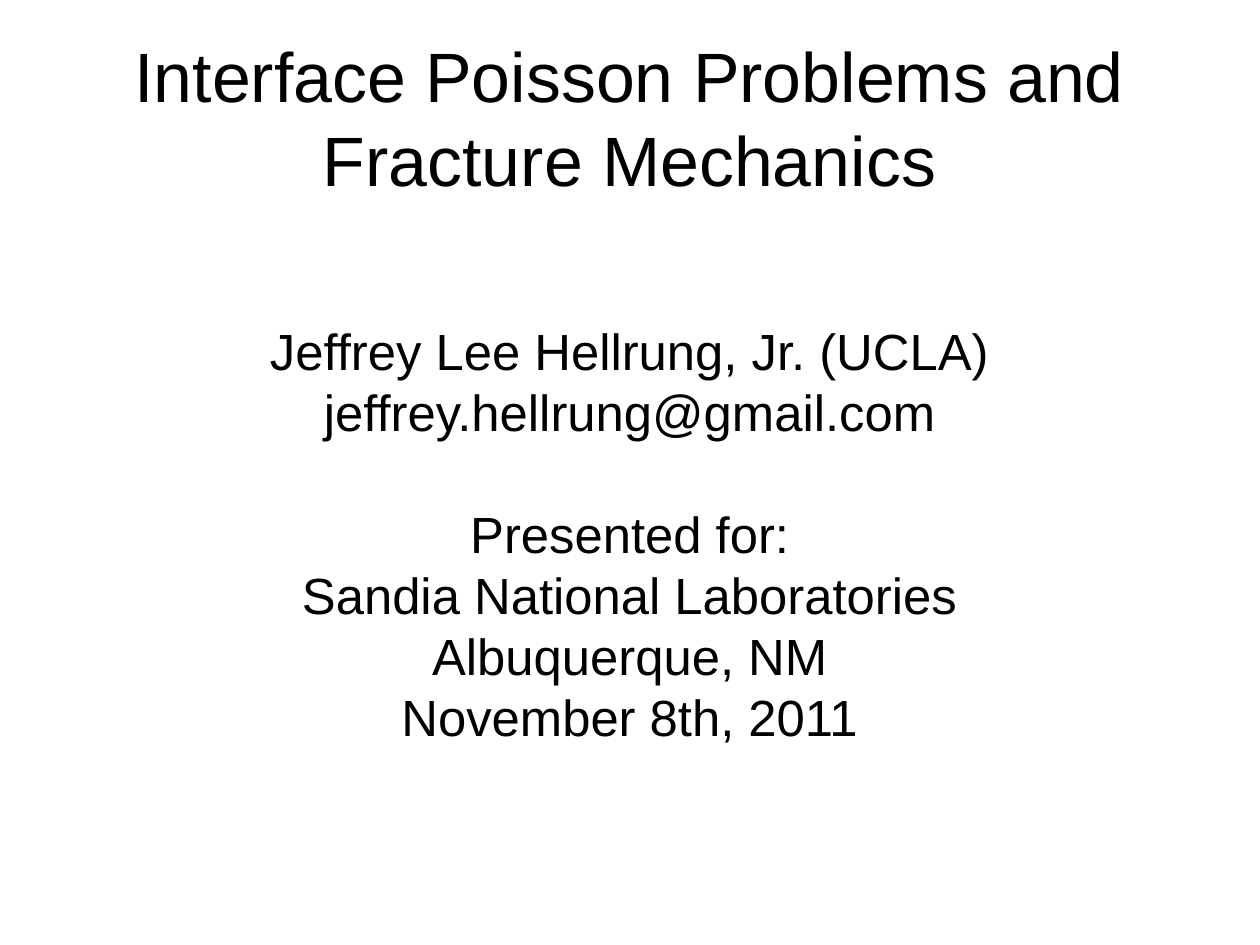
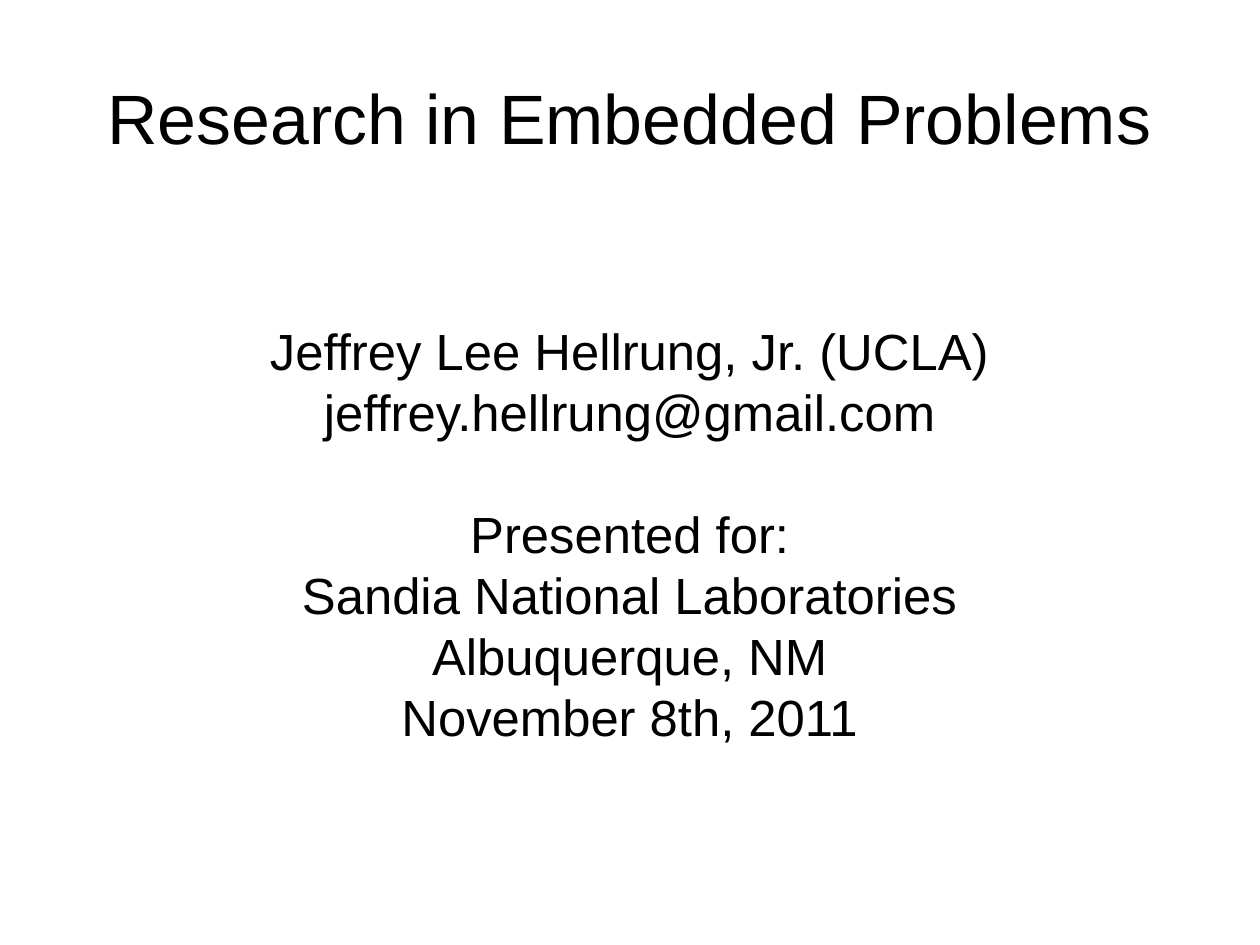
Before and after one commit to jhellrung/documents, a slide deck: slide 1 of presentations/sandia.2011.11.08/slides.odp. Drawn at 1260x945 pixels with LibreOffice and Linux fonts; fonts in the diff are those of the drawing. Boxes give left, top, right and bottom in pixels: in the first picture for what was removed or moved away, otherwise in the second. Text is boxed around its words. In the diff, an @@ line names an element or a change of style, - is before the commit and + after.

Commit message:
updating slides'

```diff
--- a/presentations/sandia.2011.11.08/slides.odp
+++ b/presentations/sandia.2011.11.08/slides.odp
@@ title at [107, 93, 1151, 145]: text changed @@
-Interface Poisson Problems and Fracture Mechanics
+Research in Embedded Problems
```
Also in this commit, not shown: 4 slides added, 1 slide removed.
